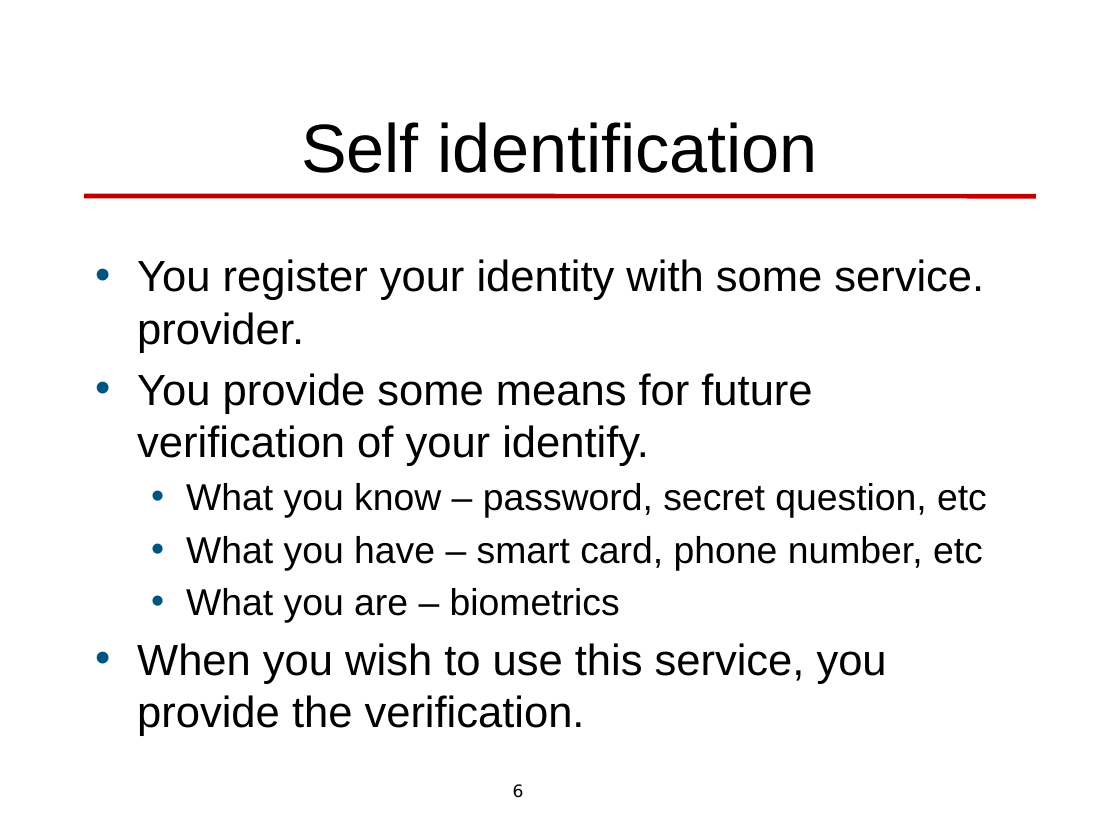
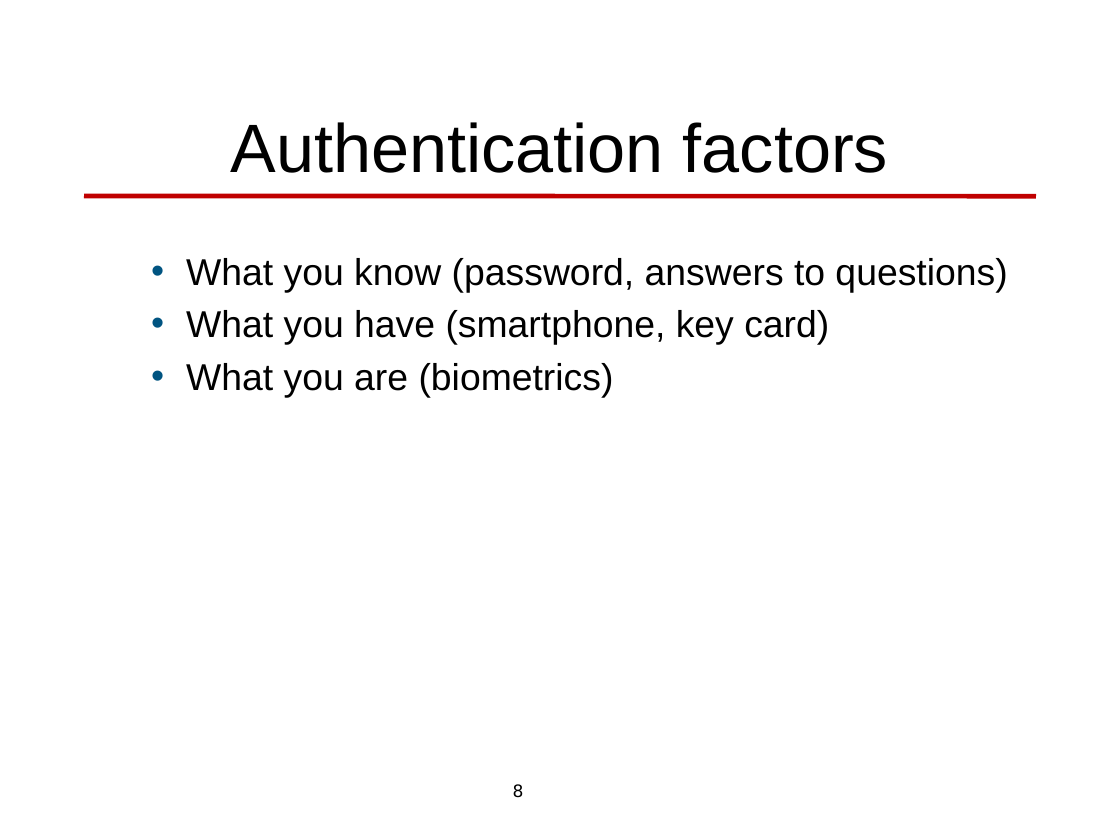
Before and after one commit to len-bass/architecture-design, a slide deck: slide 8 of security.pptx (slide 6 before the commit). Drawn at 1120x840 pixels with LibreOffice and Linux fonts; fonts in the diff are those of the drawing; background and template pictures are left out. Boxes give left, top, right and bottom in pixels: in the first picture for what was removed or moved away, otherwise in the second. Text is boxed around its words. In the diff, an @@ line names an element or a change of style, - is before the commit and + after.

```diff
--- a/security.pptx
+++ b/security.pptx
@@ title at [231,122,888,173]: text changed @@
-Self identification
+Authentication factors
@@ text at [186,258,1007,397]: text changed; size 28 to 24 pt @@
-• You register your identity with some service. provider.
-• You provide some means for future verification of your identify.
-  • What you know – password, secret question, etc
-  • What you have – smart card, phone number, etc
-  • What you are – biometrics
-• When you wish to use this service, you provide the verification.
+  • What you know (password, answers to questions)
+  • What you have (smartphone, key card)
+  • What you are (biometrics)
@@ page number at [513,784,524,798]: text changed @@
-6
+8
```
Also in this commit, not shown: 17 other slides changed, 8 slides added, 7 slides removed, 7 other files.
